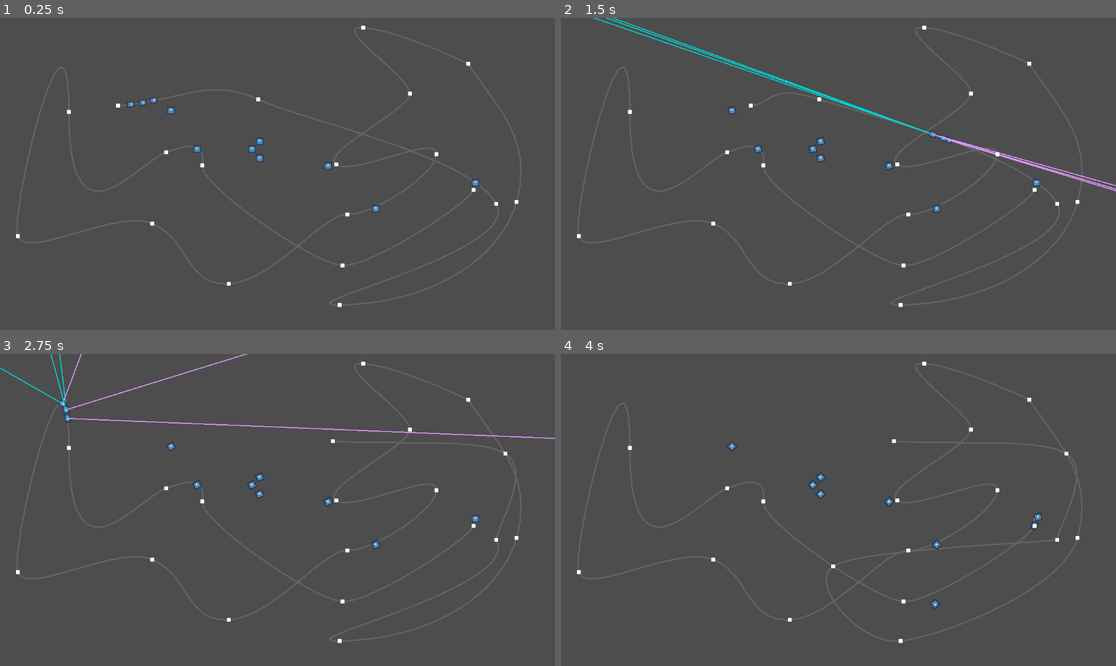
Above: before the commit, frames 1-4 (two rows, left to right).
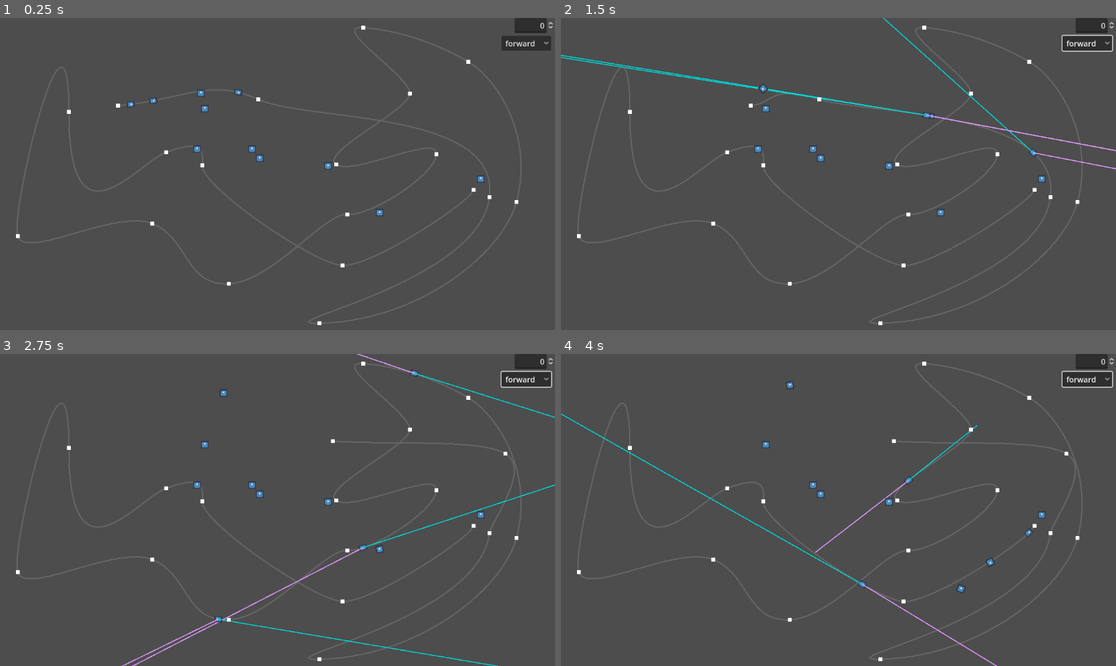
Above: after the commit, the same moments.

Repository: DeniZka/railway-path
Game: Godot game, scene res://main.tscn
Same seed, same stepped clock (60 frames per second), same inputs: the game is played once before the commit and once after it. The engine's default icon, where the game draws it, is replaced by a stand-in: a white triangle on a blue panel in a dark square.
Inputs (mouse positions are in pixels of both pictures, inside the frame that each line leads up to):
- Up to frame 1 (0.25 s): no input
- Up to frame 2 (1.5 s): click (1088, 42) at 0.5 s, where only the run after the commit has a clickable "forward"; tap Enter at 1.25 s; drag from (677, 105) to (894, 105) at 1.27 s
- Up to frame 3 (2.75 s): drag from (260, 435) to (505, 453) at 2.02 s
- Up to frame 4 (4 s): move the mouse to (1054, 541) at 2.77 s; hold W 2.78-3.5 s; click (1054, 541) at 2.92 s; drag from (1054, 541) to (832, 566) at 3.52 s

The runs differ from the first frame. In frame 1, 0.9% of the frame differs, in the area x 22-100%, y 0-99%; in frame 2, 2.9%, in the area x 0-100%, y 0-99%; in frame 3, 2.6%; in frame 4, 1.7%.

Commit message:
force calculation found

Diff:
--- a/RigidBody2D.gd
+++ b/RigidBody2D.gd
@@ -7,8 +7,19 @@
 var dist : float = 0.0
 var loco : bool = false #can push/pull the train
 var force : Vector2 = Vector2(100, 0)
-const DRAG_FORCE_SPEED = 30 #velocity where drag is on
-const DRAG_FLATNESS = 0.5   #1/X more STRONG ; 1- diagonal ; >1 more flat
+const DRAG_FORCE_SPEED = 10 #velocity where drag is on
+const DRAG_FLATNESS = 300   #moar x - more flat drag
+
+const BREAK_EFFETIVE_SPEED = 200
+const BREAK_FLATNESS = BREAK_EFFETIVE_SPEED * 500 #power of breaks. less number significatly moar power.
+var break_state = 0.0  #from 0.0 to 1.0
+const DIRECTION_NONE = 0
+const DIRECTION_FORWARD = 1
+const DIRECTION_BACKWARD = -1
+var direction : int = 0
+
+@onready var total_mass : float = mass
+var total_force : float = 0.0
 
 
 func set_follow(new_follow: PathFollow2D):
@@ -26,18 +37,50 @@
 
 func drag_from_vel(vel: float):
 	#flat f(x) = - x/DRAG_FLATNESS + DRAG_FORCE/DRAG_FLATNESS
-	return Vector2(- vel / DRAG_FLATNESS + DRAG_FORCE_SPEED/DRAG_FLATNESS, 0)
+	#parabolic -1/DRAG_FLATNESS *(X-DRAG_FORCE_SPEED)^2
+	if vel < DRAG_FORCE_SPEED:
+		return Vector2.ZERO
+	else :
+		return Vector2(- pow(vel - DRAG_FORCE_SPEED, 2)/DRAG_FLATNESS, 0)
+
+func set_break(brk: float):
+	break_state = brk
+
+func break_vel(vel: float):
+	#parabolic -1/BRAK_FLAT
+	if vel > 0.0001 and vel < BREAK_EFFETIVE_SPEED:
+		var result = vel - break_state * pow(vel - BREAK_EFFETIVE_SPEED, 2) / BREAK_FLATNESS
+		if result < 0.0:
+			return 0.0
+		else:
+			return result
+	else:
+		return 0.0
+
+func set_total_mass(tot_mass: float):
+	total_mass = tot_mass
+
+func set_total_force(tot_force: float):
+	total_force = tot_force
 
 var prev_pos : Vector2 = Vector2.ZERO
 func _integrate_forces(state):
+	print(name)
 	#print("POS:", position, follow.position)
 	#calculate next position
 	var dir = 1
-	#if abs(state.get_constant_force().angle() - follow.rotation) > PI/2:
-		#dir = -1
+	if abs(abs(state.linear_velocity.angle()) - abs(follow.rotation)) > PI/2:
+		dir = -1
 	var vel = state.linear_velocity.length()
-	print(name, " ", vel)
+	#if name == "Loco":
+		#print(name, " Vel: ", state.linear_velocity.angle(), " rot: ", follow.rotation)
+	#breaks
+	if active:
+		if break_state > 0.0:
+			vel = break_vel(vel)
+
 	var must_move_dist = vel * state.step * dir
+	#print(name, " ", must_move_dist)
 	var follow_position = follow.position
 	#print(name, " ", must_move_dist)
 	follow.progress += must_move_dist
@@ -64,18 +107,20 @@
 	var tot_force : Vector2 = Vector2.ZERO
 	if vel > DRAG_FORCE_SPEED:
 		tot_force += drag_from_vel(vel)
-
-	if active or not active:
-		if Input.is_key_label_pressed(KEY_W):
+		#FIXME: drag direction!!!
+	if active:
+		if Input.is_key_pressed(KEY_W):
 			tot_force += force
+			state.apply_central_force(tot_force.rotated(follow.rotation)/30)
+		else:
 			state.apply_central_force(tot_force.rotated(follow.rotation))
-		elif Input.is_key_label_pressed(KEY_S):
-			tot_force += force
-			state.apply_central_force(tot_force.rotated(PI + follow.rotation))
-		else:
-			state.apply_central_force(tot_force)
 	else:
 		#was set_constant_force
 		state.apply_central_force(tot_force)
 	$Line2D2.points[1] = tot_force
+
+	#state.integrate_forces()
+	#state.integrate_forces()
+	#state.integrate_forces()
+
 	pass
--- a/box.tscn
+++ b/box.tscn
@@ -6,9 +6,9 @@
 size = Vector2(14, 16)
 
 [node name="Box" type="RigidBody2D"]
-mass = 6.89
+mass = 0.72
 can_sleep = false
-constant_torque = -64.655
+linear_damp = 1.0
 
 [node name="CollisionShape2D" type="CollisionShape2D" parent="."]
 shape = SubResource("RectangleShape2D_w6ryj")
--- a/car.tscn
+++ b/car.tscn
@@ -12,6 +12,8 @@
 [node name="Car" type="RigidBody2D"]
 can_sleep = false
 lock_rotation = true
+linear_damp_mode = 1
+linear_damp = 0.03
 script = ExtResource("1_0ipld")
 
 [node name="CollisionShape2D" type="CollisionShape2D" parent="."]
--- a/main.gd
+++ b/main.gd
@@ -15,10 +15,11 @@
 func _ready():
 	loco.set_follow(follow)
 	loco.active = true
-	loco.connect_car($Train/Car.name)
+	#loco.connect_car($Train/Car.name)
 	car.set_follow($Path2D/CarPath)
-	car.connect_car($Train/Car2.name)
+	#car.connect_car($Train/Car2.name)
 	$Train/Car2.set_follow($Path2D/CarPath2)
+	loco.direction = 1
 	var in_ : Vector2 = path.curve.get_point_in(0)
 	var pt2 : Vector2 = $Path2D.curve.get_point_position(2)
 	var pt2i : Vector2= $Path2D.curve.get_point_in(2)
@@ -92,3 +93,15 @@
 
 
 	line.points = path.curve.get_baked_points()
+
+
+
+
+func _on_spin_box_value_changed(value):
+	$Train/Loco.set_break(value)
+	pass # Replace with function body.
+
+
+func _on_option_button_item_selected(index):
+	$Train/Loco.direction = index -1
+	pass # Replace with function body.
--- a/main.tscn
+++ b/main.tscn
@@ -8,12 +8,15 @@
 
 [sub_resource type="Curve2D" id="Curve2D_mpf2r"]
 _data = {
-"points": PackedVector2Array(-102.872, 8.57942, 137.493, -11.4668, 245, 182, -103.313, -46.6171, 103.313, 46.6171, 536, 169, -55.4365, -100.794, 55.4365, 100.794, 1030, 386, -126.192, 2.84732, 204.246, -4.60847, 705, 596, -30.2381, 109.613, 35.8769, -130.054, 1072, 382, 59.2163, 90.7143, 0, 0, 972, 95, 72.1628, 5.34539, -72.1628, -5.34539,  …(564 unchanged characters)…
+"points": PackedVector2Array(-102.872, 8.57942, 137.493, -11.4668, 245, 182, -103.313, -46.6171, 103.313, 46.6171, 536, 169, 22.9638, -182.373, -22.9638, 182.373, 1016, 372, -126.192, 2.84732, 204.246, -4.60847, 663, 634, -30.2381, 109.613, 35.8769, -130.054, 1072, 382, 64.8286, 38.5198, -64.8286, -38.5198, 972, 91, 72.1628, 5.34539, -72.1628, -5.34539,  …(564 unchanged characters)…
 }
 point_count = 19
 
 [sub_resource type="CircleShape2D" id="CircleShape2D_1qe5q"]
 radius = 81.5843
+
+[sub_resource type="RectangleShape2D" id="RectangleShape2D_icb28"]
+size = Vector2(27.0183, 7.49353)
 
 [node name="main" type="Node2D"]
 script = ExtResource("1_uhihj")
@@ -41,9 +44,9 @@
 texture = ExtResource("1_b3wk4")
 
 [node name="CarPath" type="PathFollow2D" parent="Path2D"]
-position = Vector2(296.346, 175.658)
-rotation = -0.161611
-progress = 51.75
+position = Vector2(494.525, 154.437)
+rotation = 0.239278
+progress = 252.9
 cubic_interp = false
 loop = false
 
@@ -88,7 +91,7 @@
 position = Vector2(318.2, 171.758)
 
 [node name="Car" parent="Train" instance=ExtResource("3_dtup8")]
-position = Vector2(296.346, 175.658)
+position = Vector2(494.525, 154.437)
 mass = 6.47
 
 [node name="Car2" parent="Train" instance=ExtResource("3_dtup8")]
@@ -98,14 +101,14 @@
 [node name="Boxes" type="Node2D" parent="."]
 
 [node name="Box" parent="Boxes" instance=ExtResource("4_66pgm")]
-position = Vector2(355, 192)
+position = Vector2(417, 156)
+
+[node name="Box3" parent="Boxes/Box" instance=ExtResource("4_66pgm")]
+position = Vector2(8, 32)
 
 [node name="Box2" parent="Boxes" instance=ExtResource("4_66pgm")]
-position = Vector2(987, 342)
+position = Vector2(998, 334)
 mass = 326.75
-
-[node name="Box3" parent="Boxes" instance=ExtResource("4_66pgm")]
-position = Vector2(539, 256)
 
 [node name="Box4" parent="Boxes" instance=ExtResource("4_66pgm")]
 position = Vector2(523, 272)
@@ -117,7 +120,7 @@
 position = Vector2(409, 272)
 
 [node name="Box7" parent="Boxes" instance=ExtResource("4_66pgm")]
-position = Vector2(780, 396)
+position = Vector2(788, 404)
 
 [node name="Box8" parent="Boxes" instance=ExtResource("4_66pgm")]
 position = Vector2(681, 307)
@@ -133,3 +136,38 @@
 
 [node name="CollisionShape2D" type="CollisionShape2D" parent="Area2D"]
 shape = SubResource("CircleShape2D_1qe5q")
+
+[node name="StaticBody2D" type="StaticBody2D" parent="."]
+position = Vector2(976, 367)
+
+[node name="CollisionShape2D" type="CollisionShape2D" parent="StaticBody2D"]
+position = Vector2(4.45386, -4.4429)
+rotation = 0.677188
+scale = Vector2(1, 1)
+shape = SubResource("RectangleShape2D_icb28")
+
+[node name="OptionButton" type="OptionButton" parent="."]
+offset_left = 1041.0
+offset_top = 37.0
+offset_right = 1144.0
+offset_bottom = 68.0
+item_count = 3
+selected = 2
+popup/item_0/text = "reverse"
+popup/item_0/id = 0
+popup/item_1/text = "stop"
+popup/item_1/id = 1
+popup/item_2/text = "forward"
+popup/item_2/id = 2
+
+[node name="SpinBox" type="SpinBox" parent="."]
+offset_left = 1068.0
+offset_right = 1151.06
+offset_bottom = 31.0
+mouse_filter = 1
+max_value = 1.0
+step = 0.05
+alignment = 2
+
+[connection signal="item_selected" from="OptionButton" to="." method="_on_option_button_item_selected"]
+[connection signal="value_changed" from="SpinBox" to="." method="_on_spin_box_value_changed"]
Not shown: 1 places in main.tscn that only renumber resources
